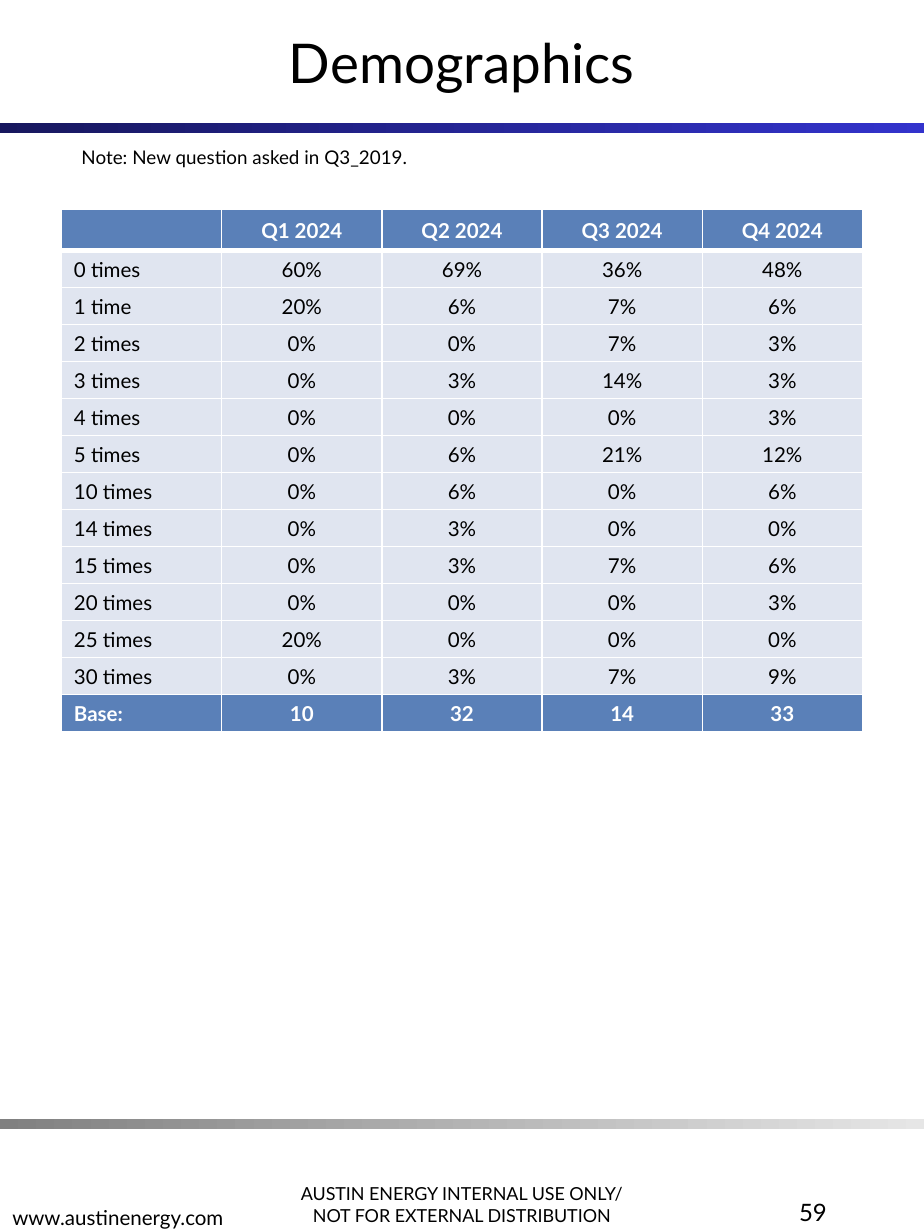
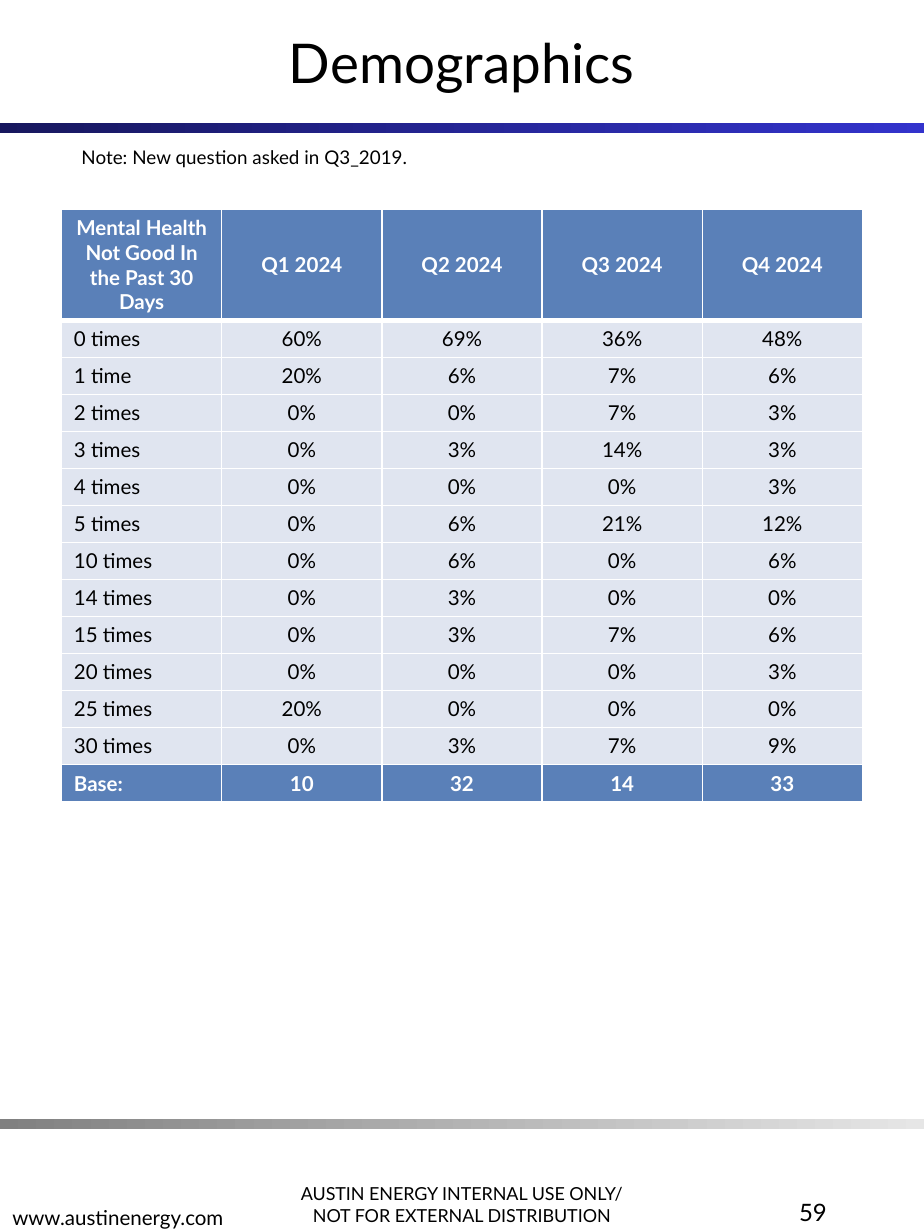
Before and after one commit to jellohead/AE_LIW_automation, a slide deck: slide 59 of src/AE_LIW_automation/output/AE_LIW_updated.pptx. Drawn at 924x1232 pixels with LibreOffice and Linux fonts; fonts in the diff are those of the drawing; background and template pictures are left out. Boxes give left, top, right and bottom in pixels: in the first picture for what was removed or moved away, otherwise in the second. Text is boxed around its words. In the diff, an @@ line names an element or a change of style, - is before the commit and + after.

```diff
--- a/src/AE_LIW_automation/output/AE_LIW_updated.pptx
+++ b/src/AE_LIW_automation/output/AE_LIW_updated.pptx
@@ table at bbox=[62, 209, 862, 795] @@
-row 1, column 1: 
+row 1, column 1: Mental Health Not Good In the Past 30 Days
```
Also in this commit, not shown: 2 other slides changed, 5 other files.
